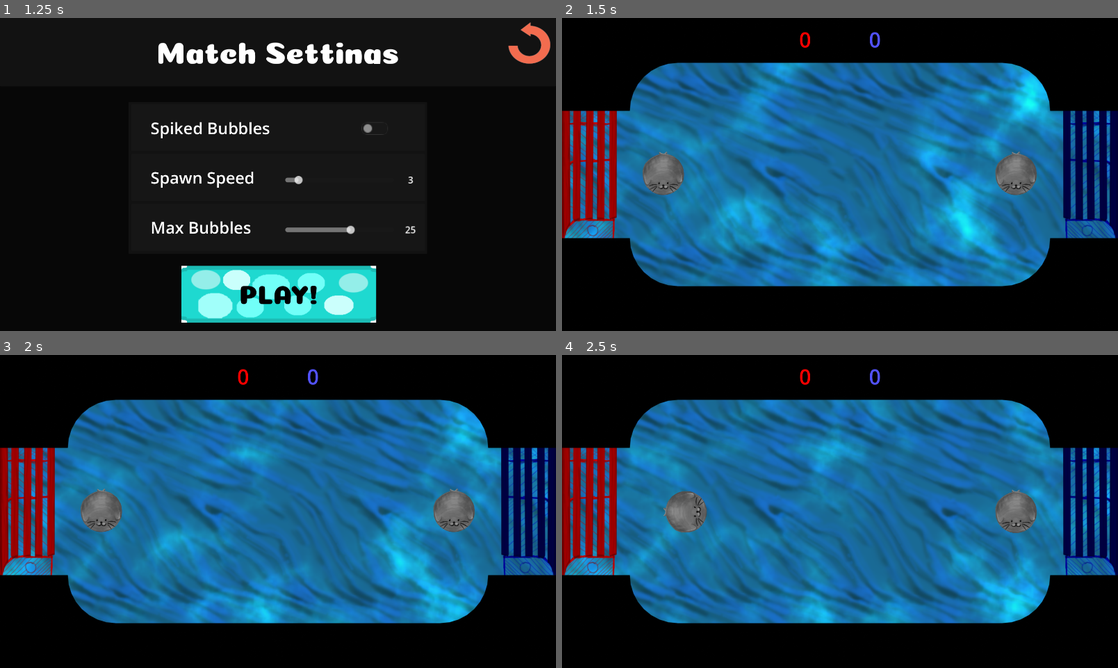
Above: before the commit, frames 1-4 (two rows, left to right).
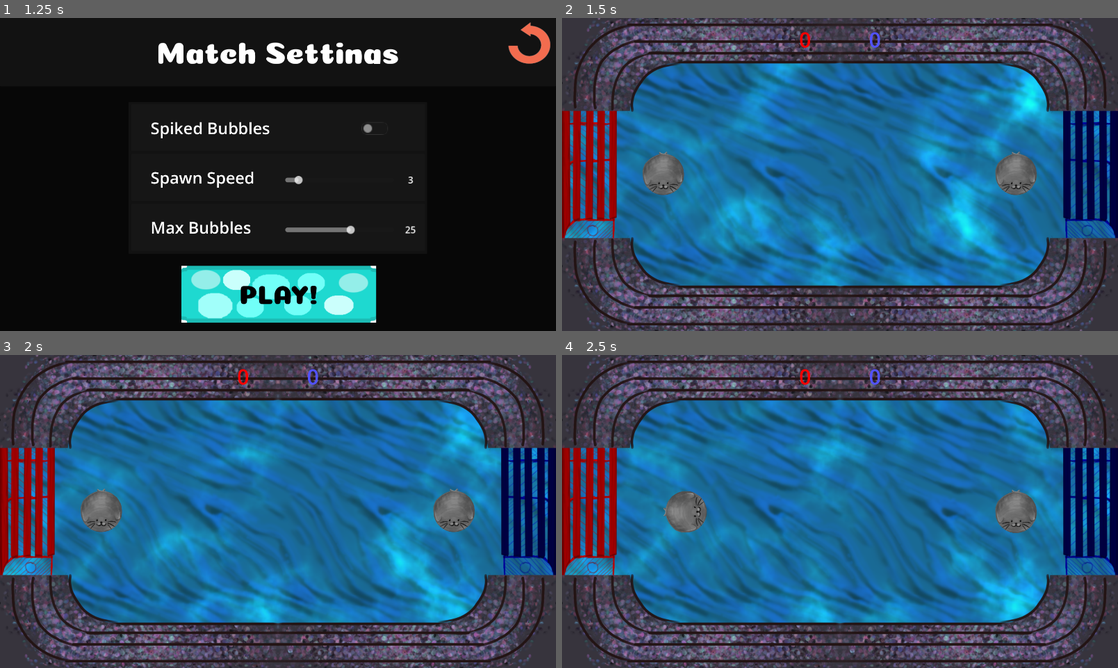
Above: after the commit, the same moments.

Repository: corpusCallosotomy/BubbleBowl
Game: Godot game, scene res://scenes/screens/menus/TitleScreen.tscn
The game is run twice, just before and just after one commit, with the same random seed, the same clock (stepped at 60 frames per second) and the same inputs. The engine's default icon, where the game draws it, is replaced by a stand-in: a white triangle on a blue panel in a dark square.
Inputs:
- Up to frame 1 (1.25 s): click "Play" at 0.5 s
- Up to frame 2 (1.5 s): click "PLAY!" at 1.25 s
- Up to frame 3 (2 s): no input
- Up to frame 4 (2.5 s): hold D (P1_right) from 2.03 s (still down); tap Down (P2_down) at 2.1 s

Frame 1 is identical in both runs. In frame 2, 38% of the frame differs, in the area x 0-100%, y 0-100%; in frame 3, 38%; in frame 4, 38%.

Commit message:
VFX and art implemented

Diff:
--- a/VFX/VFX_Scene_Test.tscn
+++ b/VFX/VFX_Scene_Test.tscn
@@ -1,7 +1,9 @@
-[gd_scene load_steps=16 format=3 uid="uid://bvhb2tr6dpgo2"]
+[gd_scene load_steps=10 format=3 uid="uid://bvhb2tr6dpgo2"]
 
 [ext_resource type="Shader" path="res://VFX/VFX_Scene_Test.gdshader" id="1_qifkf"]
 [ext_resource type="Texture2D" uid="uid://blqc01j3w6hci" path="res://icon.svg" id="2_fu7cr"]
+[ext_resource type="PackedScene" uid="uid://6kpn6w8xra7k" path="res://VFX/confetti.tscn" id="3_5uwmo"]
+[ext_resource type="PackedScene" uid="uid://bhb0fickpf67j" path="res://VFX/pop_bubble.tscn" id="4_t17va"]
 
 [sub_resource type="FastNoiseLite" id="FastNoiseLite_ibu0k"]
 noise_type = 2
@@ -31,81 +33,12 @@
 shader_parameter/noise1 = SubResource("NoiseTexture2D_16rmy")
 shader_parameter/noise2 = SubResource("NoiseTexture2D_e412v")
 
-[sub_resource type="Gradient" id="Gradient_cp46g"]
-colors = PackedColorArray(0, 1, 0, 1, 1, 1, 1, 1)
-
-[sub_resource type="GradientTexture1D" id="GradientTexture1D_v8eqw"]
-gradient = SubResource("Gradient_cp46g")
-
-[sub_resource type="Curve" id="Curve_peg8l"]
-_data = [Vector2(0.246667, 1), 0.0, 0.0, 0, 0, Vector2(1, 0.252747), 0.0, 0.0, 0, 0]
-point_count = 2
-
-[sub_resource type="CurveTexture" id="CurveTexture_l3xmf"]
-curve = SubResource("Curve_peg8l")
-
-[sub_resource type="ParticleProcessMaterial" id="ParticleProcessMaterial_f0g0o"]
-lifetime_randomness = 0.4
-particle_flag_disable_z = true
-emission_shape_scale = Vector3(55, 75, 1)
-angle_min = 1.07288e-05
-angle_max = 1.07288e-05
-direction = Vector3(0, -1, 0)
-spread = 16.18
-initial_velocity_min = 200.0
-initial_velocity_max = 300.0
-gravity = Vector3(0, 0, 0)
-scale_min = 2.0
-scale_max = 4.0
-scale_curve = SubResource("CurveTexture_l3xmf")
-color = Color(0, 1, 1, 1)
-color_ramp = SubResource("GradientTexture1D_v8eqw")
-turbulence_enabled = true
-turbulence_noise_scale = 0.0
-
-[sub_resource type="Curve" id="Curve_k0qyp"]
-_data = [Vector2(0.246667, 1), 0.0, 0.0, 0, 0, Vector2(1, 0.252747), 0.0, 0.0, 0, 0]
-point_count = 2
-
-[sub_resource type="CurveTexture" id="CurveTexture_ri2ev"]
-curve = SubResource("Curve_k0qyp")
-
-[sub_resource type="ParticleProcessMaterial" id="ParticleProcessMaterial_k5bm2"]
-particle_flag_disable_z = true
-emission_shape = 2
-emission_sphere_radius = 40.0
-spread = 180.0
-flatness = 1.0
-initial_velocity_min = 40.0
-initial_velocity_max = 80.0
-gravity = Vector3(0, 0, 0)
-scale_max = 2.0
-scale_curve = SubResource("CurveTexture_ri2ev")
-turbulence_enabled = true
-turbulence_noise_strength = 0.0
-turbulence_noise_scale = 4.947
-turbulence_influence_min = 0.0
-turbulence_initial_displacement_min = 1.49012e-06
-turbulence_initial_displacement_max = 1.49012e-06
-
 [node name="VfxSceneTest" type="Node2D"]
 
 [node name="Sprite2D" type="Sprite2D" parent="."]
 material = SubResource("ShaderMaterial_lns0o")
 texture = ExtResource("2_fu7cr")
 
-[node name="Confetti" type="GPUParticles2D" parent="."]
-position = Vector2(203, 0)
-emitting = false
-amount = 120
-process_material = SubResource("ParticleProcessMaterial_f0g0o")
-lifetime = 0.75
-explosiveness = 0.95
+[node name="Confetti" parent="." instance=ExtResource("3_5uwmo")]
 
-[node name="PopBubble" type="GPUParticles2D" parent="."]
-position = Vector2(420, 0)
-emitting = false
-amount = 60
-process_material = SubResource("ParticleProcessMaterial_k5bm2")
-lifetime = 0.5
-explosiveness = 1.0
+[node name="PopBubble" parent="." instance=ExtResource("4_t17va")]
--- /dev/null
+++ b/VFX/confetti.tscn
@@ -0,0 +1,45 @@
+[gd_scene load_steps=7 format=3 uid="uid://6kpn6w8xra7k"]
+
+[ext_resource type="Script" path="res://VFX/emit_then_die.gd" id="1_gtqbu"]
+
+[sub_resource type="Gradient" id="Gradient_cp46g"]
+colors = PackedColorArray(0, 1, 0, 1, 1, 1, 1, 1)
+
+[sub_resource type="GradientTexture1D" id="GradientTexture1D_v8eqw"]
+gradient = SubResource("Gradient_cp46g")
+
+[sub_resource type="Curve" id="Curve_peg8l"]
+_data = [Vector2(0.246667, 1), 0.0, 0.0, 0, 0, Vector2(1, 0.252747), 0.0, 0.0, 0, 0]
+point_count = 2
+
+[sub_resource type="CurveTexture" id="CurveTexture_l3xmf"]
+curve = SubResource("Curve_peg8l")
+
+[sub_resource type="ParticleProcessMaterial" id="ParticleProcessMaterial_f0g0o"]
+lifetime_randomness = 0.4
+particle_flag_disable_z = true
+emission_shape_scale = Vector3(55, 75, 1)
+angle_min = 1.07288e-05
+angle_max = 1.07288e-05
+direction = Vector3(0, -1, 0)
+spread = 16.18
+initial_velocity_min = 200.0
+initial_velocity_max = 300.0
+gravity = Vector3(0, 0, 0)
+scale_min = 2.0
+scale_max = 4.0
+scale_curve = SubResource("CurveTexture_l3xmf")
+color = Color(0, 1, 1, 1)
+color_ramp = SubResource("GradientTexture1D_v8eqw")
+turbulence_enabled = true
+turbulence_noise_scale = 0.0
+
+[node name="Confetti" type="GPUParticles2D"]
+z_index = 2
+emitting = false
+amount = 120
+process_material = SubResource("ParticleProcessMaterial_f0g0o")
+lifetime = 0.75
+one_shot = true
+explosiveness = 0.95
+script = ExtResource("1_gtqbu")
--- /dev/null
+++ b/VFX/confetti2.tscn
@@ -0,0 +1,45 @@
+[gd_scene load_steps=7 format=3 uid="uid://cjk5efhdktnpe"]
+
+[ext_resource type="Script" path="res://VFX/emit_then_die.gd" id="1_ckjf3"]
+
+[sub_resource type="Gradient" id="Gradient_cp46g"]
+colors = PackedColorArray(0, 1, 0, 1, 1, 1, 1, 1)
+
+[sub_resource type="GradientTexture1D" id="GradientTexture1D_v8eqw"]
+gradient = SubResource("Gradient_cp46g")
+
+[sub_resource type="Curve" id="Curve_peg8l"]
+_data = [Vector2(0.246667, 1), 0.0, 0.0, 0, 0, Vector2(1, 0.252747), 0.0, 0.0, 0, 0]
+point_count = 2
+
+[sub_resource type="CurveTexture" id="CurveTexture_l3xmf"]
+curve = SubResource("Curve_peg8l")
+
+[sub_resource type="ParticleProcessMaterial" id="ParticleProcessMaterial_f0g0o"]
+lifetime_randomness = 0.4
+particle_flag_disable_z = true
+emission_shape_scale = Vector3(55, 75, 1)
+angle_min = 1.07288e-05
+angle_max = 1.07288e-05
+direction = Vector3(0, -1, 0)
+spread = 4.047
+initial_velocity_min = 748.39
+initial_velocity_max = 848.39
+gravity = Vector3(0, 0, 0)
+scale_min = 20.0
+scale_max = 40.0
+scale_curve = SubResource("CurveTexture_l3xmf")
+color = Color(0, 1, 1, 1)
+color_ramp = SubResource("GradientTexture1D_v8eqw")
+turbulence_enabled = true
+turbulence_noise_scale = 0.0
+
+[node name="Confetti" type="GPUParticles2D"]
+z_index = 5
+emitting = false
+amount = 120
+process_material = SubResource("ParticleProcessMaterial_f0g0o")
+lifetime = 0.75
+one_shot = true
+explosiveness = 0.95
+script = ExtResource("1_ckjf3")
--- /dev/null
+++ b/VFX/emit_then_die.gd
@@ -0,0 +1,10 @@
+extends GPUParticles2D
+
+
+# Called when the node enters the scene tree for the first time.
+func _ready():
+	self.emitting=true
+	self.finished.connect(particlesDone)
+
+func particlesDone():
+	queue_free()
--- /dev/null
+++ b/VFX/pop_bubble.tscn
@@ -0,0 +1,37 @@
+[gd_scene load_steps=5 format=3 uid="uid://bhb0fickpf67j"]
+
+[ext_resource type="Script" path="res://VFX/emit_then_die.gd" id="1_eg5vd"]
+
+[sub_resource type="Curve" id="Curve_k0qyp"]
+_data = [Vector2(0.246667, 1), 0.0, 0.0, 0, 0, Vector2(1, 0.252747), 0.0, 0.0, 0, 0]
+point_count = 2
+
+[sub_resource type="CurveTexture" id="CurveTexture_ri2ev"]
+curve = SubResource("Curve_k0qyp")
+
+[sub_resource type="ParticleProcessMaterial" id="ParticleProcessMaterial_k5bm2"]
+particle_flag_disable_z = true
+emission_shape = 2
+emission_sphere_radius = 40.0
+spread = 180.0
+flatness = 1.0
+initial_velocity_min = 40.0
+initial_velocity_max = 80.0
+gravity = Vector3(0, 0, 0)
+scale_max = 2.0
+scale_curve = SubResource("CurveTexture_ri2ev")
+turbulence_enabled = true
+turbulence_noise_strength = 0.0
+turbulence_noise_scale = 4.947
+turbulence_influence_min = 0.0
+turbulence_initial_displacement_min = 1.49012e-06
+turbulence_initial_displacement_max = 1.49012e-06
+
+[node name="PopBubble" type="GPUParticles2D"]
+emitting = false
+amount = 60
+process_material = SubResource("ParticleProcessMaterial_k5bm2")
+lifetime = 0.5
+one_shot = true
+explosiveness = 1.0
+script = ExtResource("1_eg5vd")
--- a/scenes/bubbles/Bubble.gd
+++ b/scenes/bubbles/Bubble.gd
@@ -9,6 +9,8 @@
 @export var sound_collideWithSeal: AudioStream
 @export var sound_collideWithBubble: AudioStream
 @export var sound_mergeWithBubble: AudioStream
+
+var popParticleScene = preload("res://VFX/pop_bubble.tscn")
 
 var wobble = 0.0
 var angle = 0.0
@@ -126,4 +128,7 @@
 
 func killBubble():
 	MatchData.bubbleCount-=1
+	var popInstance = popParticleScene.instantiate()
+	add_sibling.call_deferred(popInstance)
+	popInstance.position=self.position
 	queue_free()
--- a/scenes/screens/arena/arena.tscn
+++ b/scenes/screens/arena/arena.tscn
@@ -2,7 +2,7 @@
 
 [ext_resource type="PackedScene" uid="uid://cmkpgtxmycs8j" path="res://scenes/player/Player.tscn" id="1_etxjp"]
 [ext_resource type="PackedScene" uid="uid://0rjhmhgrhrex" path="res://scenes/screens/arena/goal.tscn" id="2_v7y4l"]
-[ext_resource type="Texture2D" uid="uid://b8hixirqnrfff" path="res://scenes/screens/arena/fieldmap.png" id="3_khlq0"]
+[ext_resource type="Texture2D" uid="uid://ca4ll8jd3evah" path="res://scenes/screens/arena/quickbg.png" id="4_cehqr"]
 [ext_resource type="Script" path="res://scenes/screens/arena/bubble_spawner.gd" id="5_k3v74"]
 [ext_resource type="Script" path="res://scripts/score_display.gd" id="6_alnfp"]
 [ext_resource type="Texture2D" uid="uid://qoo2rshqtl53" path="res://VFX/Sand_Texture_V2.png" id="6_jblcl"]
@@ -84,7 +84,7 @@
 shape = SubResource("CircleShape2D_w3glh")
 
 [node name="Fieldmap" type="Sprite2D" parent="."]
-texture = ExtResource("3_khlq0")
+texture = ExtResource("4_cehqr")
 centered = false
 
 [node name="Field Bounds" type="Node" parent="."]
--- a/scenes/screens/arena/goal.gd
+++ b/scenes/screens/arena/goal.gd
@@ -1,7 +1,7 @@
 extends Area2D
 
 @export var isPlayer1Goal: bool = true
-
+var confettiParticleScene = preload("res://VFX/confetti2.tscn")
 # Called when the node enters the scene tree for the first time.
 func _ready():
 	if !isPlayer1Goal:
@@ -16,6 +16,7 @@
 func _on_body_entered(body):
 	#print(body)
 	if body.is_in_group("Bubble"):
+		makeConfetti()
 		body.killBubble()
 		var scoreToAdd = body.bubbleValue
 		if isPlayer1Goal:
@@ -27,3 +28,8 @@
 			$AudioStreamPlayer2D.pitch_scale = 0.9 + (scoreToAdd/10.0)
 
 			$AudioStreamPlayer2D.play()
+
+func makeConfetti():
+	var confettiInstance = confettiParticleScene.instantiate()
+	add_sibling.call_deferred(confettiInstance)
+	confettiInstance.position=self.position
Binary file added: scenes/screens/arena/quickbg.png
Not shown, added: scenes/screens/arena/quickbg.png.import
